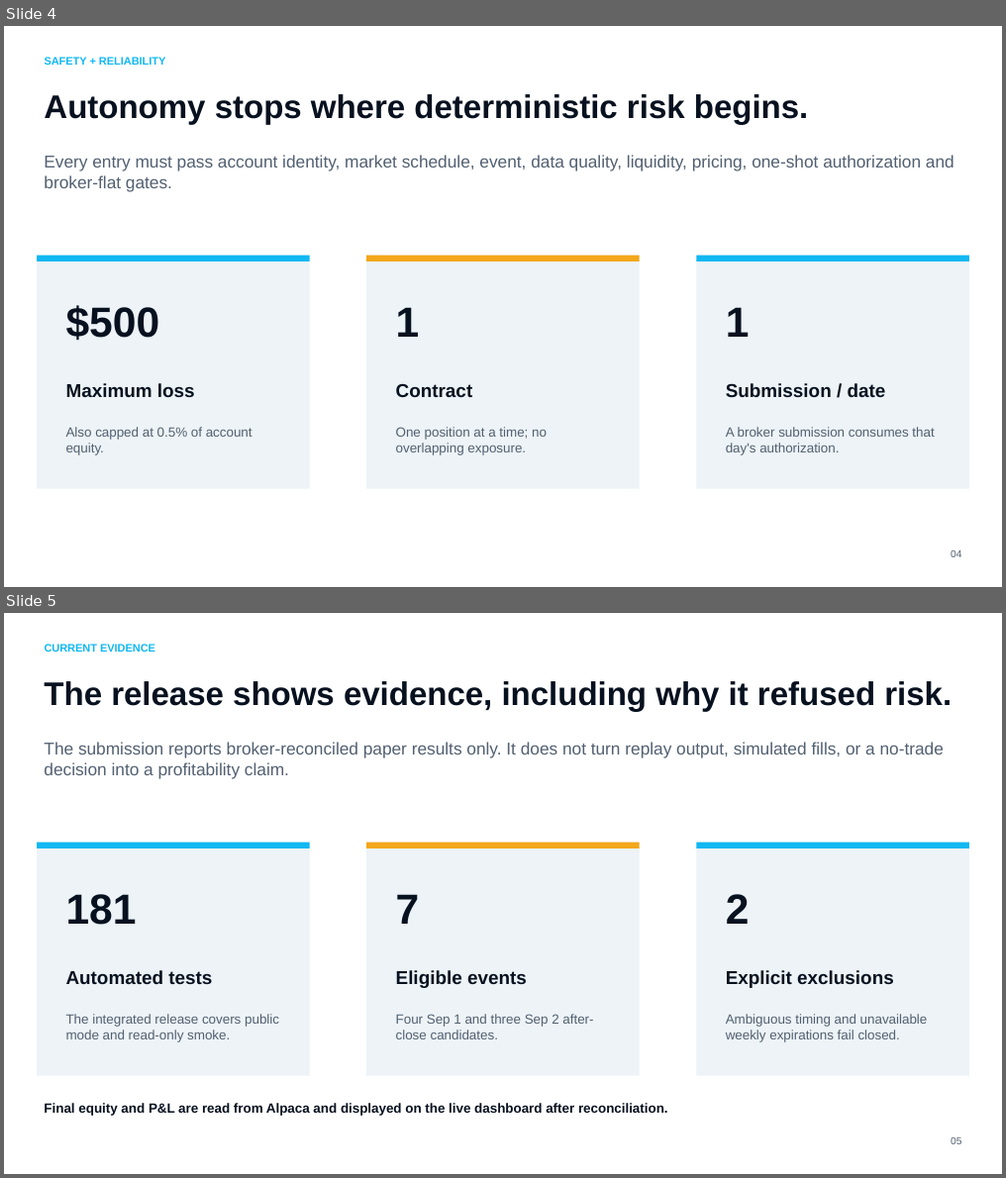
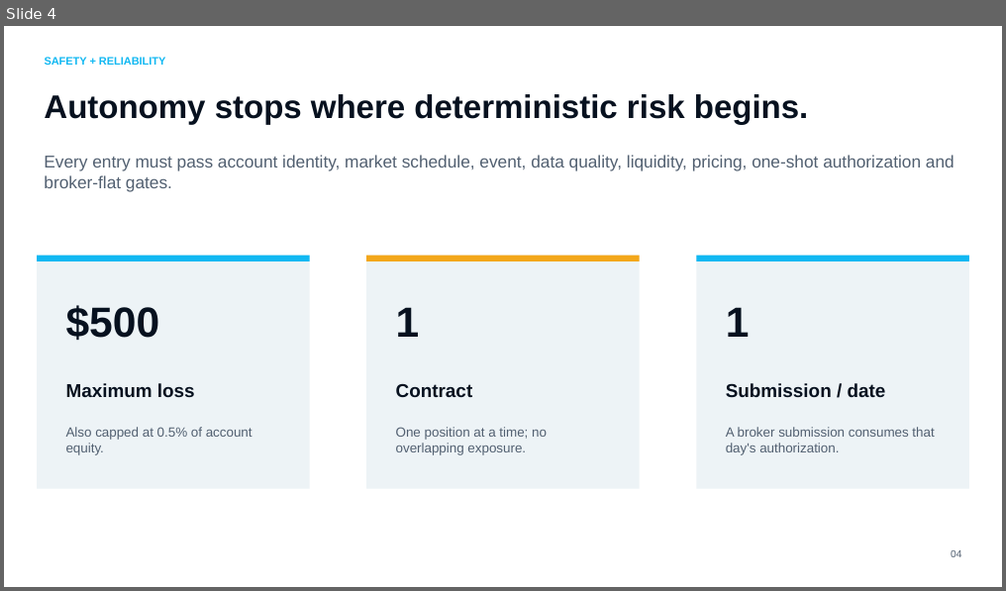
Before and after one commit to Ryo0326-hub/agent-apple, a slide deck: docs/submission/ThetaTrap-Hackathon-Deck.pptx. Shown one above the other, each under a label of ours: slides 4 and 5 before the commit, slide 4 after it. The pictures are 1006x1178 and 1006x591 pixels, drawn with LibreOffice and Linux fonts; fonts in the diff are those of the drawing. Boxes give left, top, right and bottom in pixels: in the first picture for what was removed or moved away, otherwise in the second. Text is boxed around its words. In the diff, an @@ line names an element or a change of style, - is before the commit and + after.

Commit message:
docs: refresh live submission collateral

```diff
--- a/docs/submission/ThetaTrap-Hackathon-Deck.pptx
+++ b/docs/submission/ThetaTrap-Hackathon-Deck.pptx
@@ slide 5 removed at (4, 613, 1002, 1174), background #FFFFFF @@
@@ text removed at (45, 644, 155, 652) @@
-CURRENT EVIDENCE
@@ text removed at (44, 681, 951, 712) @@
-The release shows evidence, including why it refused risk.
@@ text removed at (44, 742, 944, 779) @@
-The submission reports broker-reconciled paper results only. It does not turn replay output, simulated fills, or a no-trade decision into a profitability claim.
@@ rectangle removed at (37, 842, 310, 1075) @@
@@ rectangle removed at (37, 842, 310, 848) @@
@@ rectangle removed at (366, 842, 640, 1075) @@
@@ rectangle removed at (366, 842, 640, 848) @@
@@ rectangle removed at (696, 842, 969, 1075) @@
@@ rectangle removed at (696, 842, 969, 848) @@
@@ text removed at (66, 894, 137, 925) @@
-181
@@ text removed at (396, 894, 420, 924) @@
-7
@@ text removed at (726, 894, 749, 924) @@
-2
@@ text removed at (66, 970, 212, 984) @@
-Automated tests
@@ text removed at (396, 970, 527, 988) @@
-Eligible events
@@ text removed at (726, 970, 894, 988) @@
-Explicit exclusions
@@ text removed at (66, 1014, 279, 1043) @@
-The integrated release covers public mode and read-only smoke.
@@ text removed at (396, 1014, 593, 1040) @@
-Four Sep 1 and three Sep 2 after-close candidates.
@@ text removed at (726, 1014, 928, 1043) @@
-Ambiguous timing and unavailable weekly expirations fail closed.
@@ text removed at (44, 1103, 668, 1116) @@
-Final equity and P&L are read from Alpaca and displayed on the live dashboard after reconciliation.
@@ text removed at (950, 1138, 961, 1145) @@
-05
```
Also in this commit, not shown: 1 slide added, 11 other files.
